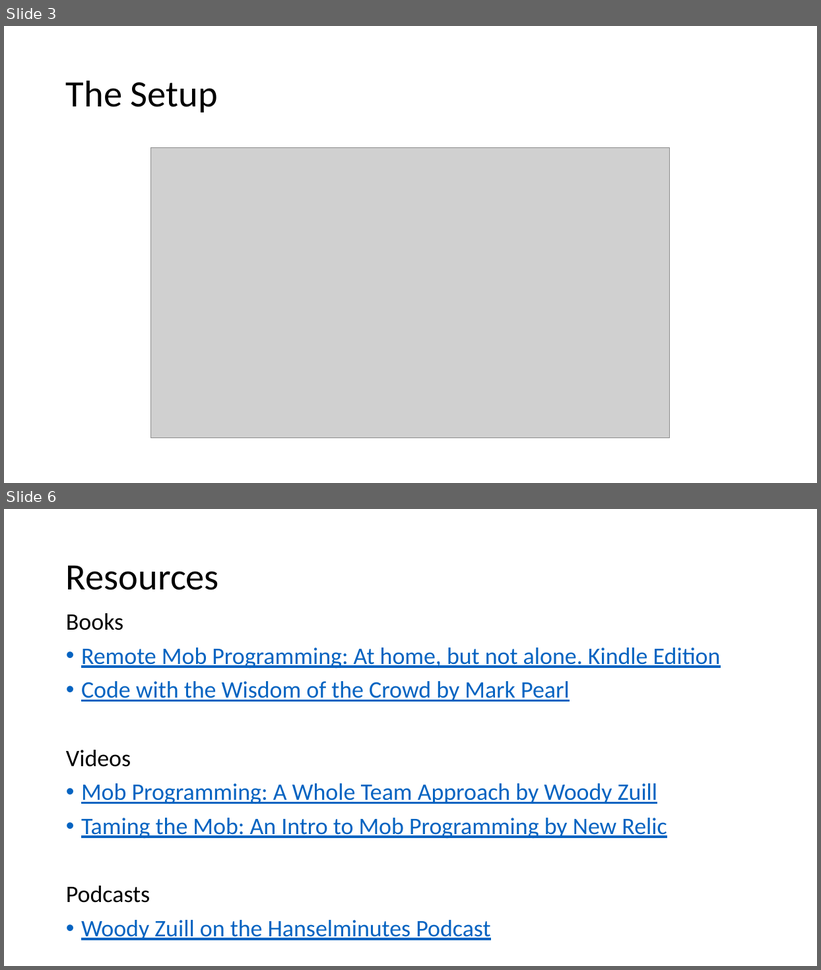
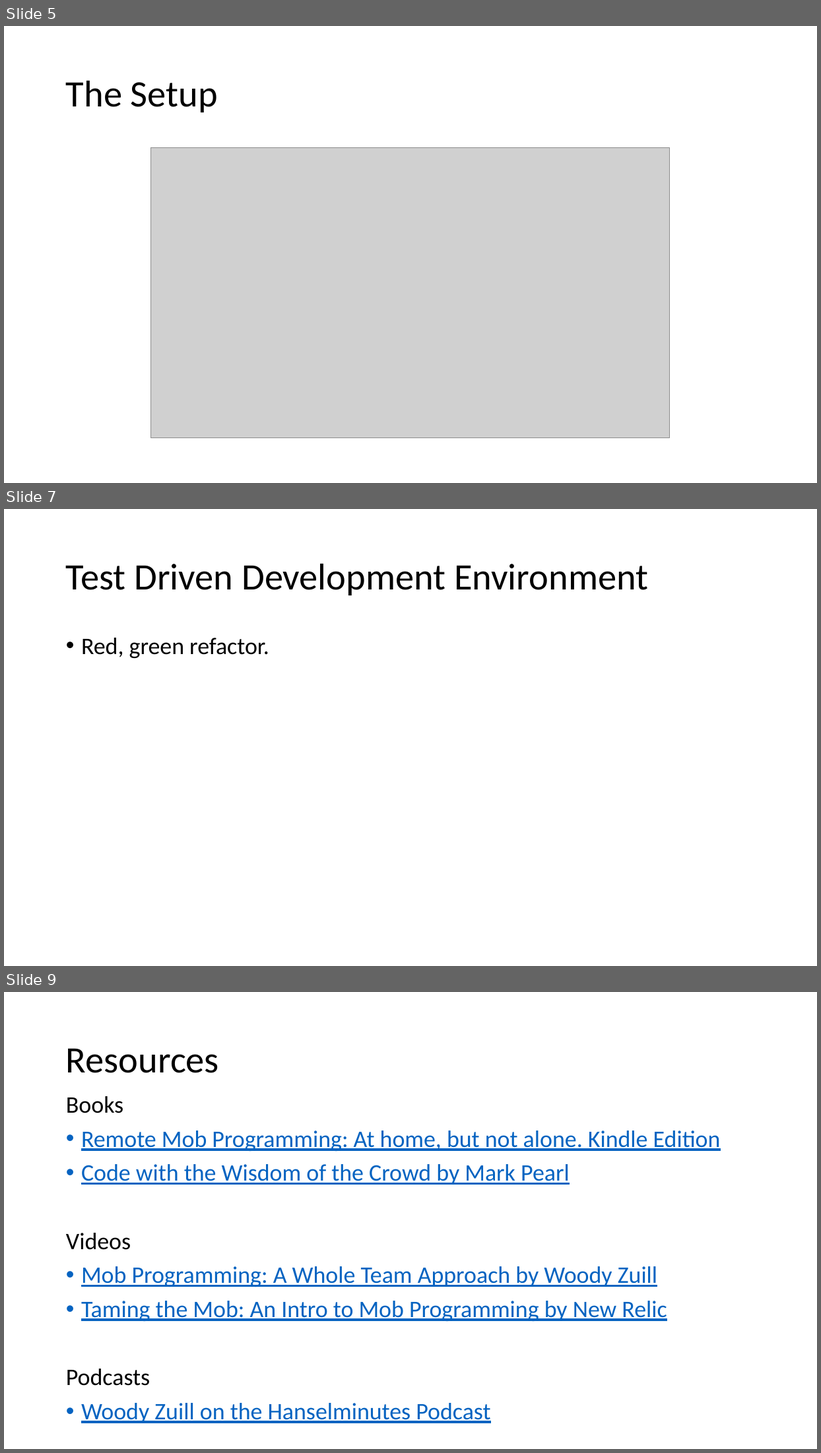
Before and after one commit to jonathan-r-jones/Mob-Programming-Demo, a slide deck: mob.pptx. Shown one above the other, each under a label of ours: slides 3 and 6 before the commit, slides 5, 7 and 9 after it; the slides between them are not shown. The pictures are 821x970 and 821x1453 pixels, drawn with LibreOffice and Linux fonts; fonts in the diff are those of the drawing; grey boxes stand for pictures. Boxes give left, top, right and bottom in pixels: in the first picture for what was removed or moved away, otherwise in the second. Text is boxed around its words. In the diff, an @@ line names an element or a change of style, - is before the commit and + after.

```diff
--- a/mob.pptx
+++ b/mob.pptx
@@ slide 7 added at bbox=[4, 509, 817, 966], background #FFFFFF @@
@@ title added at bbox=[66, 563, 648, 595], 44 pt, text #000000 @@
+Test Driven Development Environment
@@ text added at bbox=[81, 638, 269, 658], 28 pt, text #000000 @@
+• Red, green refactor.
@@ what was slide 3 is now slide 5 @@
@@ what was slide 6 is now slide 9 @@
```
Also in this commit, not shown: 3 slides changed, 3 other slides added.
